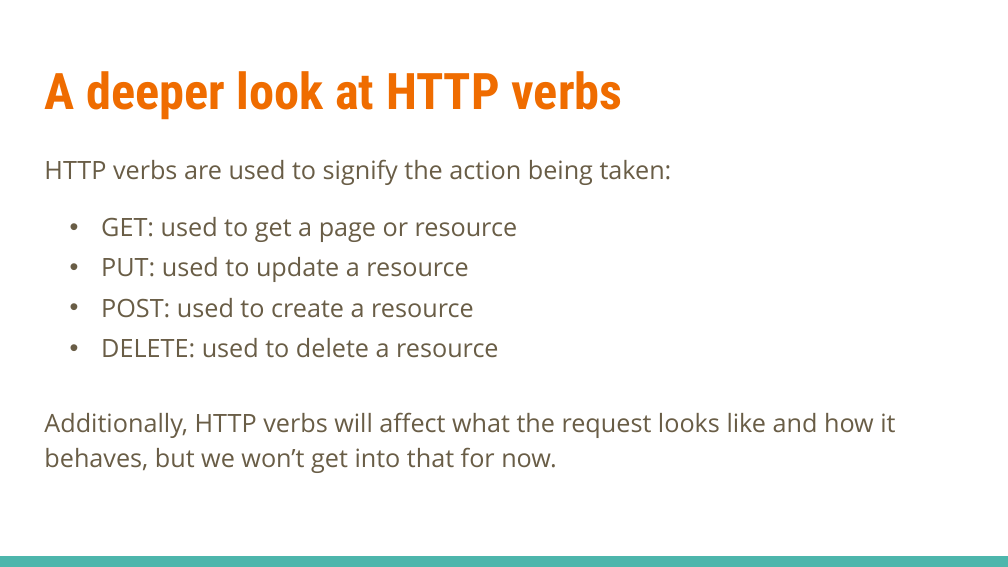
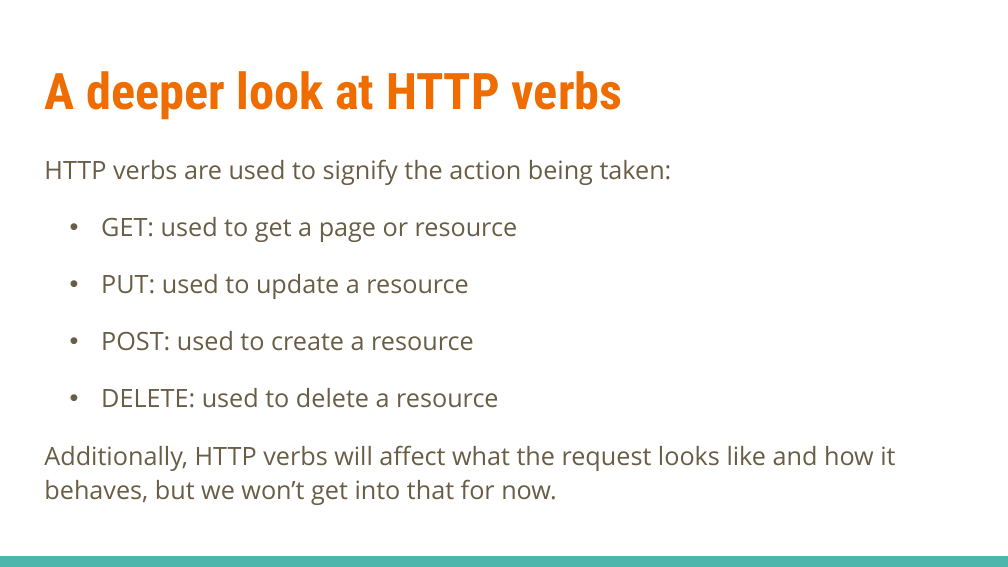
Before and after one commit to linkedin/high-school-trainee, a slide deck: slide 4 of Week_4/Lectures/4.3_Flask_Part_2.pptx. Drawn at 1008x567 pixels with LibreOffice and Linux fonts; fonts in the diff are those of the drawing. Boxes give left, top, right and bottom in pixels: in the first picture for what was removed or moved away, otherwise in the second. Text is boxed around its words. In the diff, an @@ line names an element or a change of style, - is before the commit and + after.

```diff
--- a/Week_4/Lectures/4.3_Flask_Part_2.pptx
+++ b/Week_4/Lectures/4.3_Flask_Part_2.pptx
@@ text at bbox=[101, 217, 518, 408]: more space between paragraphs @@
```
Also in this commit, not shown: 4 other slides changed, 15 other files.
